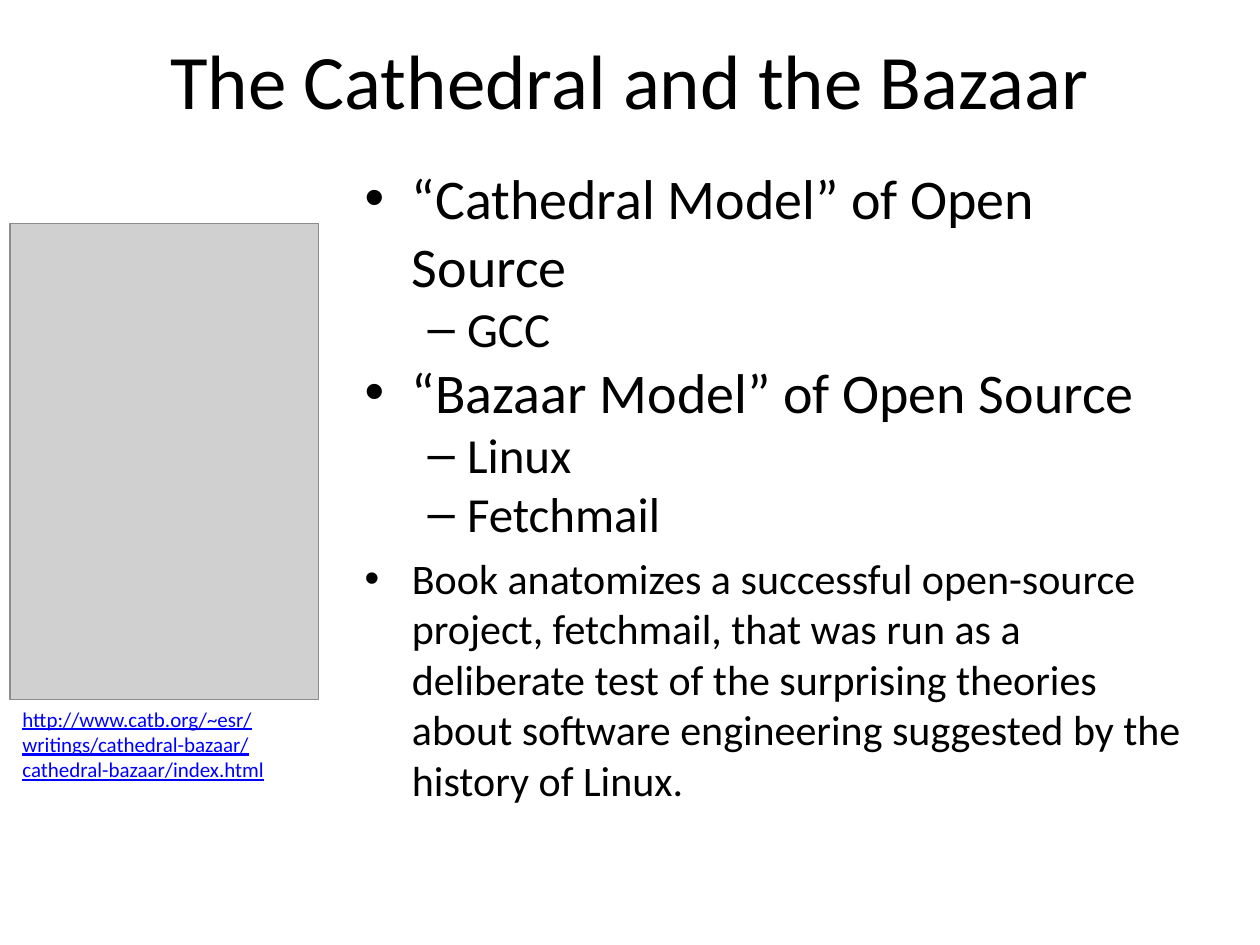
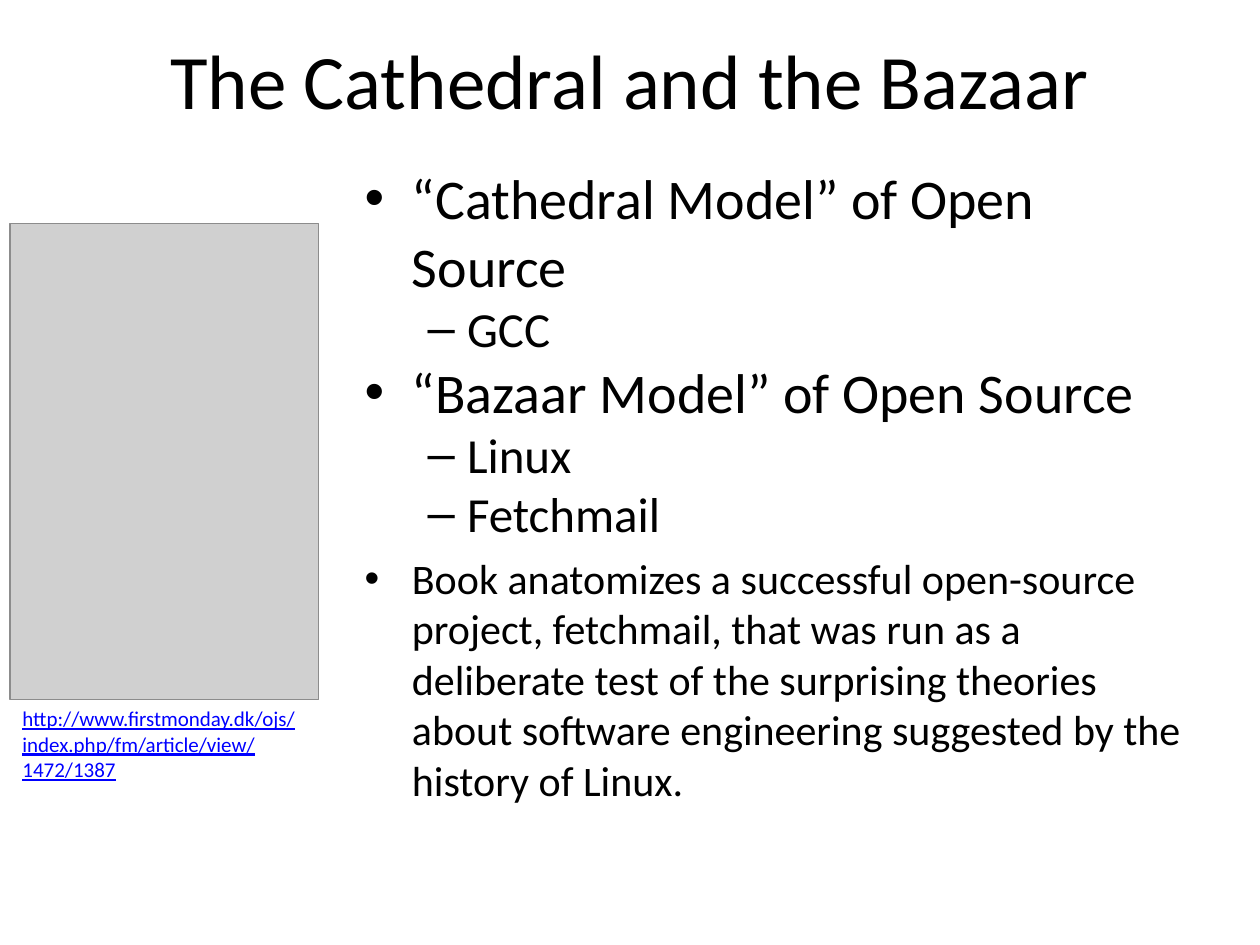
Before and after one commit to NCEAS/oss-2014, a slide deck: slide 4 of day-18/Idaszak_OSS_OpenSource.pptx. Drawn at 1260x945 pixels with LibreOffice and Linux fonts; fonts in the diff are those of the drawing; grey boxes stand for pictures; background and template pictures are left out. Boxes give left, top, right and bottom in pixels: in the first picture for what was removed or moved away, otherwise in the second. Text is boxed around its words. In the diff, an @@ line names an element or a change of style, - is before the commit and + after.

```diff
--- a/day-18/Idaszak_OSS_OpenSource.pptx
+++ b/day-18/Idaszak_OSS_OpenSource.pptx
@@ text at (22,711,294,781): text changed @@
-http://www.catb.org/~esr/writings/cathedral-bazaar/cathedral-bazaar/index.html
+http://www.firstmonday.dk/ojs/index.php/fm/article/view/1472/1387
```
Also in this commit, not shown: 5 other slides changed.
